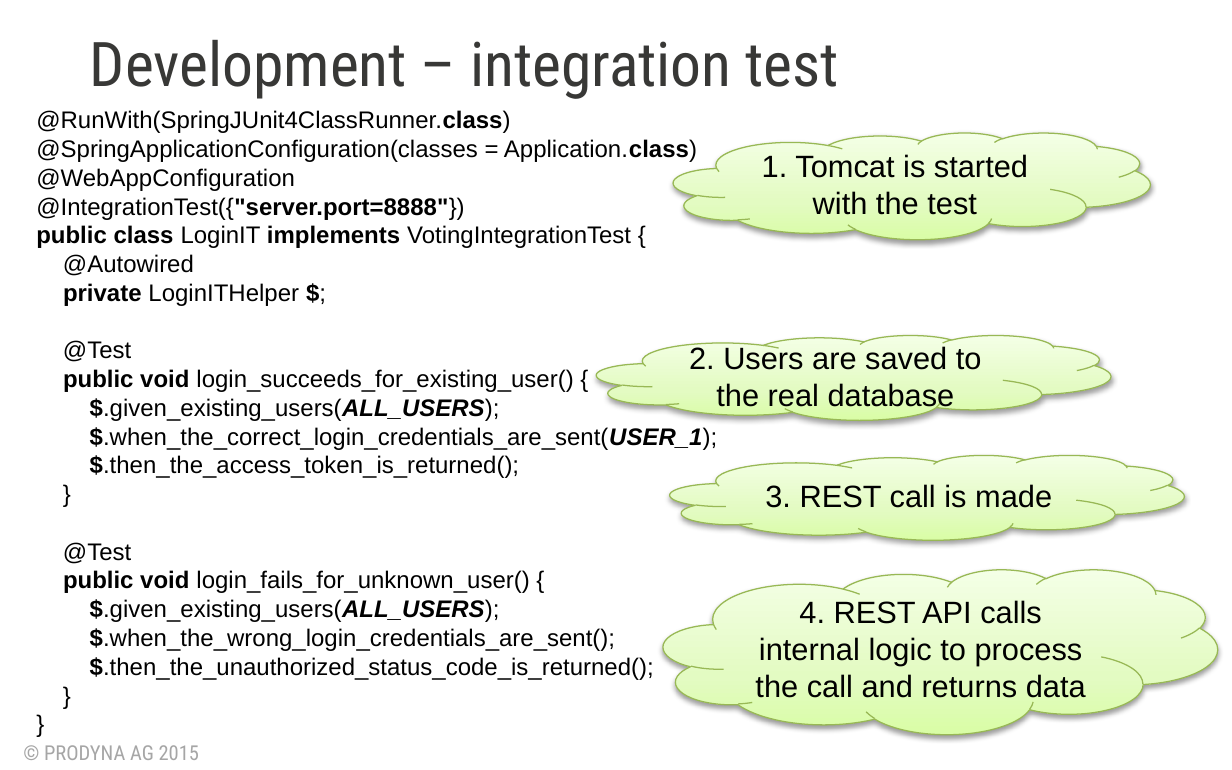
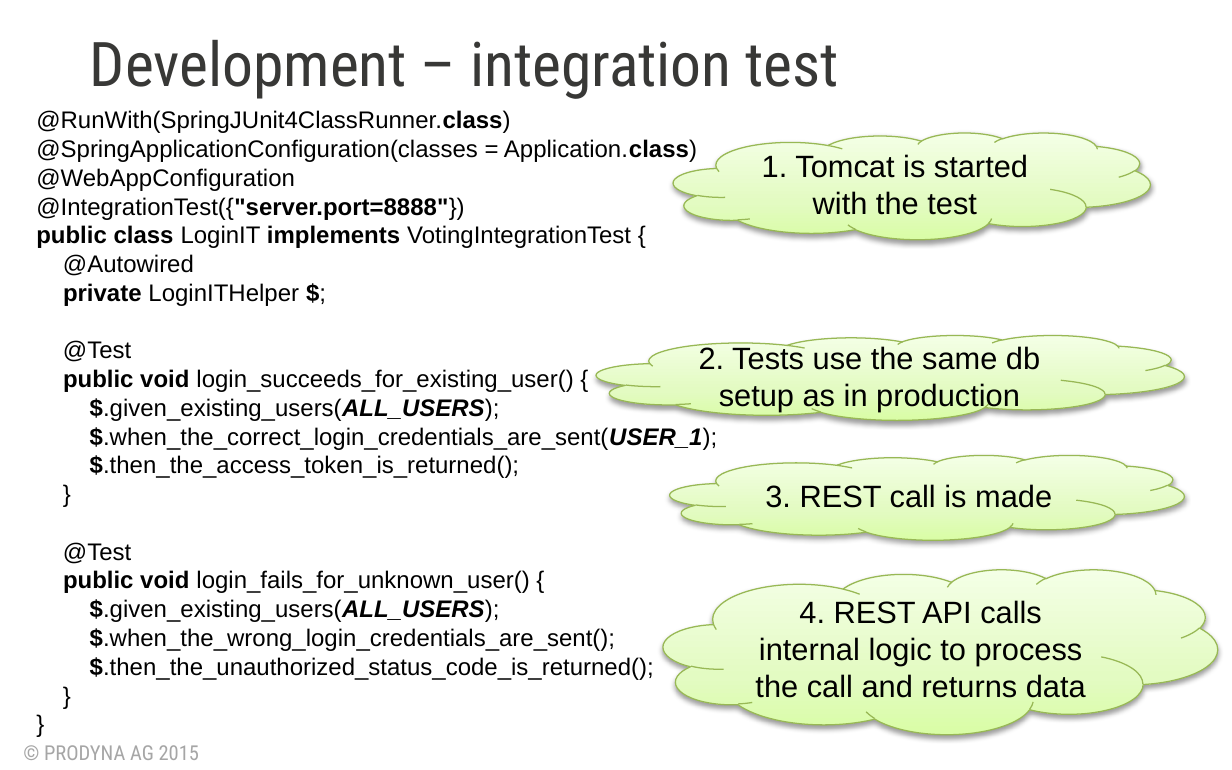
Before and after one commit to BGligorijevic/pac-slides, a slide deck: slide 11 of PAC-final-presentation.pptx. Drawn at 1232x770 pixels with LibreOffice and Linux fonts; fonts in the diff are those of the drawing; background and template pictures are left out. Boxes give left, top, right and bottom in pixels: in the first picture for what was removed or moved away, otherwise in the second. Text is boxed around its words. In the diff, an @@ line names an element or a change of style, - is before the commit and + after.

```diff
--- a/PAC-final-presentation.pptx
+++ b/PAC-final-presentation.pptx
@@ cloud "2. Tests use the same ...": place and size @@
-cloud "2. Tests use the same ..." at <box>596,335,1110,420</box>
+cloud "2. Tests use the same ..." at <box>596,335,1184,420</box>
@@ text in cloud at <box>699,345,1040,412</box>: text changed @@
-2. Users are saved to the real database
+2. Tests use the same db setup as in production
```
Also in this commit, not shown: 9 other slides changed, 4 slides added.
